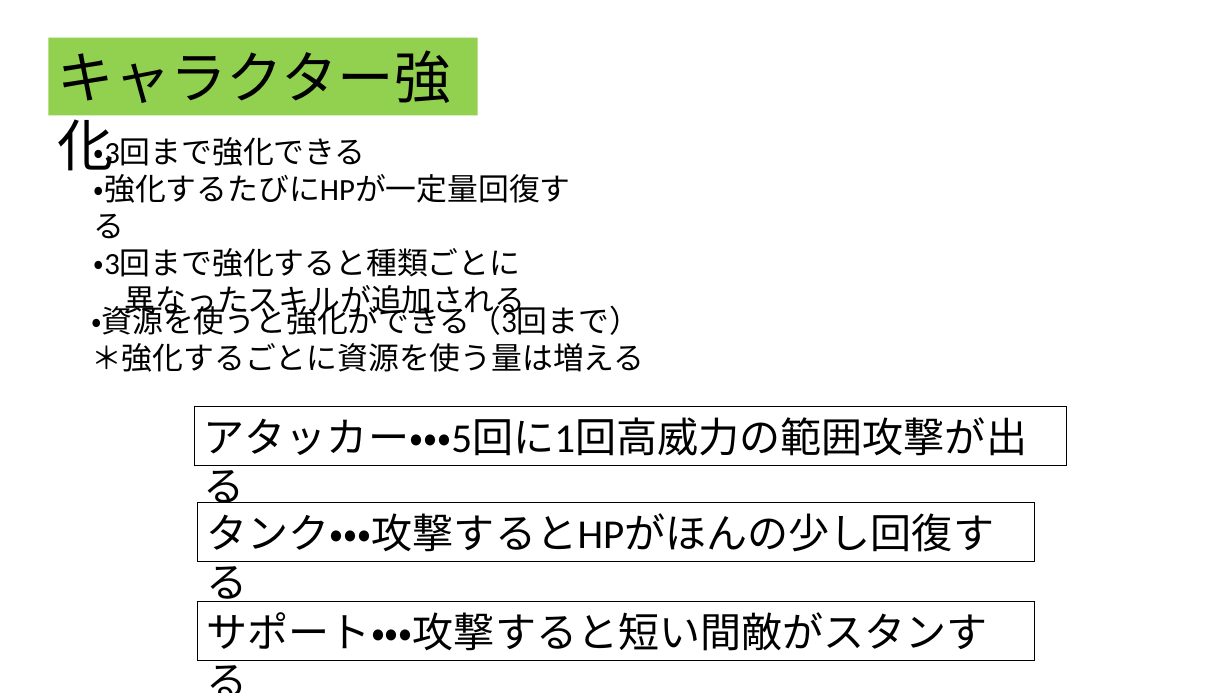
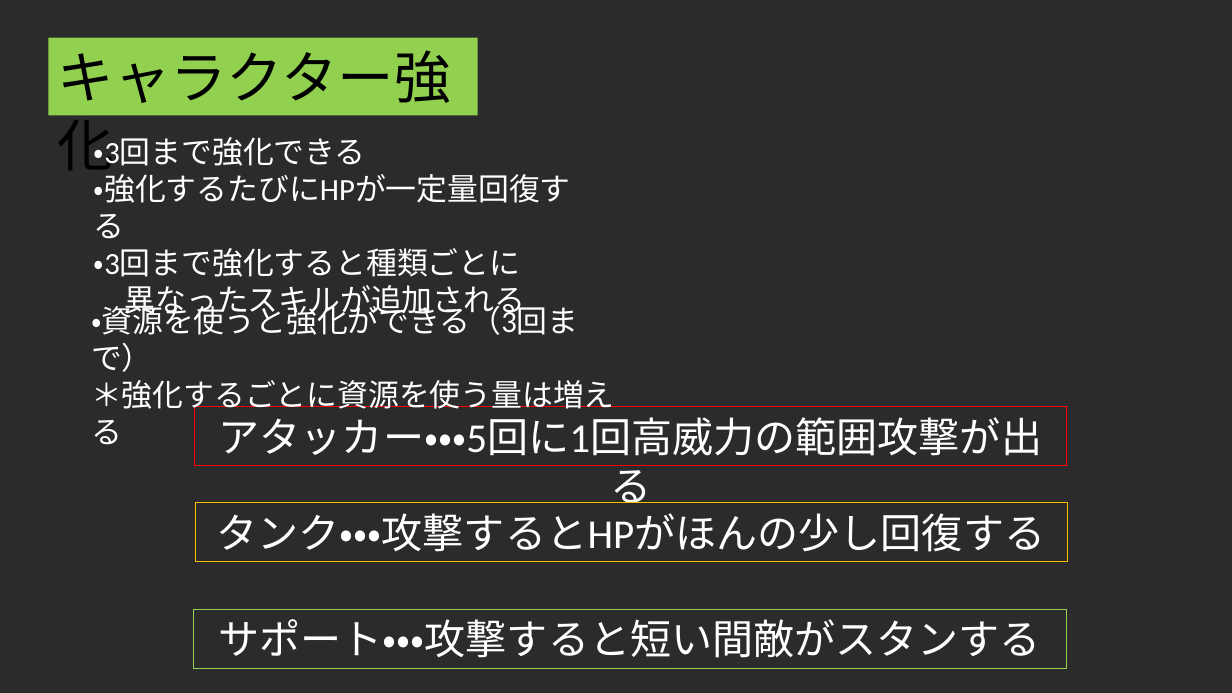
Before and after one commit to ster1271/JobGame, a slide deck: slide 7 of data/就職作品企画書_宮近一星.pptx. Drawn at 1232x693 pixels with LibreOffice and Linux fonts; fonts in the diff are those of the drawing; background and template pictures are left out; a plain dark background stands for a picture behind light text. Boxes give left, top, right and bottom in pixels: in the first picture for what was removed or moved away, otherwise in the second. Text is boxed around its words. In the diff, an @@ line names an element or a change of style, - is before the commit and + after.

```diff
--- a/data/就職作品企画書_宮近一星.pptx
+++ b/data/就職作品企画書_宮近一星.pptx
@@ background #FFFFFF to picture (left out) @@
@@ text "・3回まで強化できる" at <box>94,132,571,320</box>: text colour #000000 to #FFFFFF @@
@@ text "・資源を使うと強化ができる（3回まで）" at <box>91,300,615,445</box>: text colour #000000 to #FFFFFF @@
@@ rectangle "アタッカー・・・5回に1回高威力の範囲攻撃が出る" at <box>195,407,1067,466</box>: text colour #000000 to #FFFFFF; alignment left to centre; outline #000000 0.75 pt to #FF0000 0.75 pt @@
@@ rectangle "タンク・・・攻撃するとHPがほんの少し回復する": place and size @@
-rectangle "タンク・・・攻撃するとHPがほんの少し回復する" at <box>198,503,1035,562</box>
+rectangle "タンク・・・攻撃するとHPがほんの少し回復する" at <box>195,503,1067,562</box>
@@ rectangle "タンク・・・攻撃するとHPがほんの少し回復する" at <box>195,503,1067,562</box>: text colour #000000 to #FFFFFF; alignment left to centre; outline #000000 0.75 pt to #FFC000 0.75 pt @@
@@ rectangle "サポート・・・攻撃すると短い間敵がスタンする": place and size @@
-rectangle "サポート・・・攻撃すると短い間敵がスタンする" at <box>198,602,1035,661</box>
+rectangle "サポート・・・攻撃すると短い間敵がスタンする" at <box>194,610,1067,669</box>
@@ rectangle "サポート・・・攻撃すると短い間敵がスタンする" at <box>194,610,1067,669</box>: text colour #000000 to #FFFFFF; alignment left to centre; outline #000000 0.75 pt to #92D050 0.75 pt @@
```
Also in this commit, not shown: 8 other slides changed.
